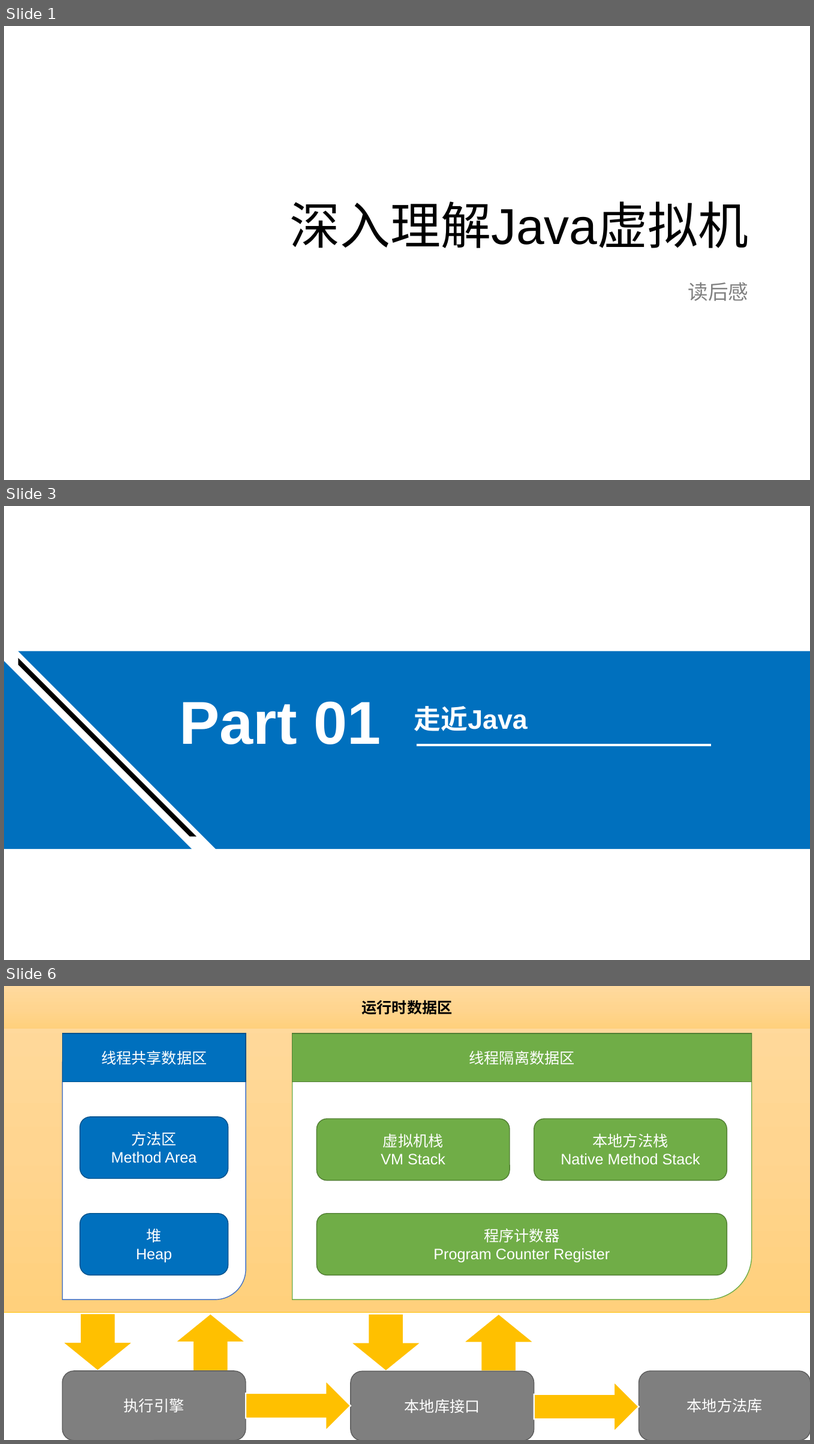
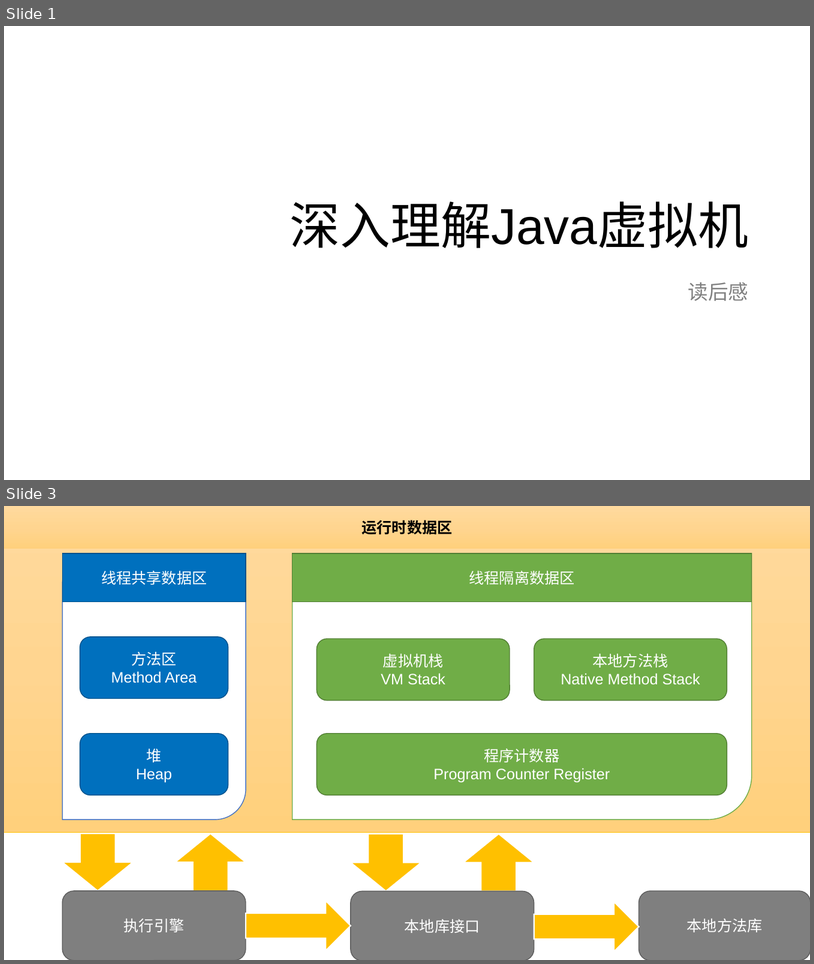
Before and after one commit to frinder6/my.doc, a slide deck: 深入理解Java虚拟机.pptx. Shown one above the other, each under a label of ours: slides 1, 3 and 6 before the commit, slides 1 and 3 after it; the slides between them are not shown. The pictures are 814x1444 and 814x964 pixels, drawn with LibreOffice and Linux fonts; fonts in the diff are those of the drawing; background and template pictures are left out. Boxes give left, top, right and bottom in pixels: in the first picture for what was removed or moved away, otherwise in the second. Text is boxed around its words. In the diff, an @@ line names an element or a change of style, - is before the commit and + after.

```diff
--- a/深入理解Java虚拟机.pptx
+++ b/深入理解Java虚拟机.pptx
@@ slide 3 removed at <box>4,506,810,960</box>, background #FFFFFF @@
@@ text removed at <box>180,701,381,744</box> @@
-Part 01
@@ title removed at <box>414,706,528,731</box> @@
-走近Java
@@ group removed at <box>4,651,810,849</box>: 2 freeform shapes, 1 right triangle, 1 line @@
@@ what was slide 6 is now slide 3 @@
```
Also in this commit, not shown: 1 slide changed, 8 slides added, 6 other slides removed, 1 other file.
